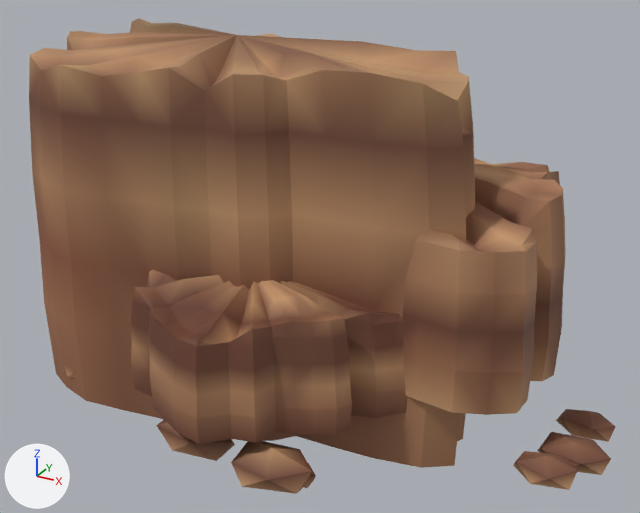
The glTF model game/assets/nature/biome/cliff_chunk_red.glb: old version first, new version second.
Camera for both pictures: a 50 mm lens placed at (8.82, -15.71, 10.94), pointed at (0.22, -0.09, 3.12). The axes (+X, +Y, +Z) are drawn at lower left. The lights are the same throughout. The picture after the commit comes second. Vertices at exactly the same position are counted once.

The older version as bpy lines, for what is in view:
```python
me_cliff_chunk_red = bpy.data.meshes.new('cliff_chunk_red')
me_cliff_chunk_red.from_pydata(...)  # 1131 vertices, 2080 faces; spans x -6.66..7.06, y -4.71..3.95, z -0.6..7.7
me_cliff_chunk_red.materials.append(mat_biome_vcol)
ob_cliff_chunk_red = bpy.data.objects.new('cliff_chunk_red', me_cliff_chunk_red)
ob_cliff_chunk_red.location = (-0.2, 0.38, 0.0)
```
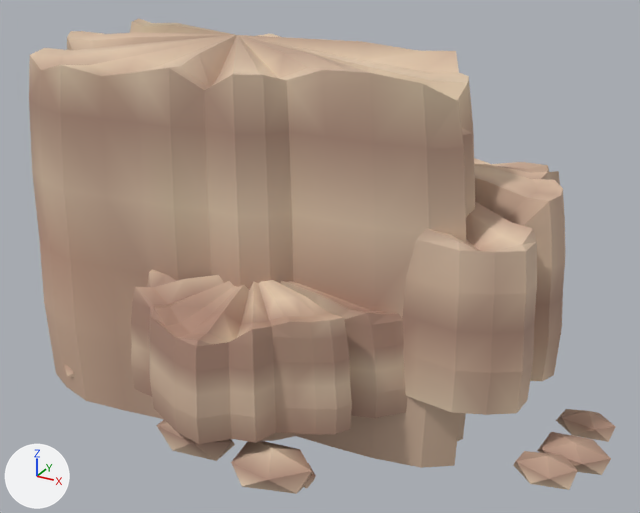
What the commit changed:
me_cliff_chunk_red has 1131 vertices, 2080 faces and spans x -6.66..7.06, y -4.71..3.95, z -0.6..7.7.
me_cliff_chunk_red is used by ob_cliff_chunk_red; location (-0.2, 0.38, 0.0).
me_cliff_chunk_red part 1: 2080 faces centred in x -6.61..6.99, y -4.67..3.87, z -0.12..7.67 are repainted in the vertex colours; the middle colour goes from brown #946449 to beige #c8a892.

What differs and where, as boxes [x1, y1, x2, y2] in the pictures (640 x 513 px):
part 1 of me_cliff_chunk_red, recoloured (brown to beige): [29, 19, 616, 494] in both
